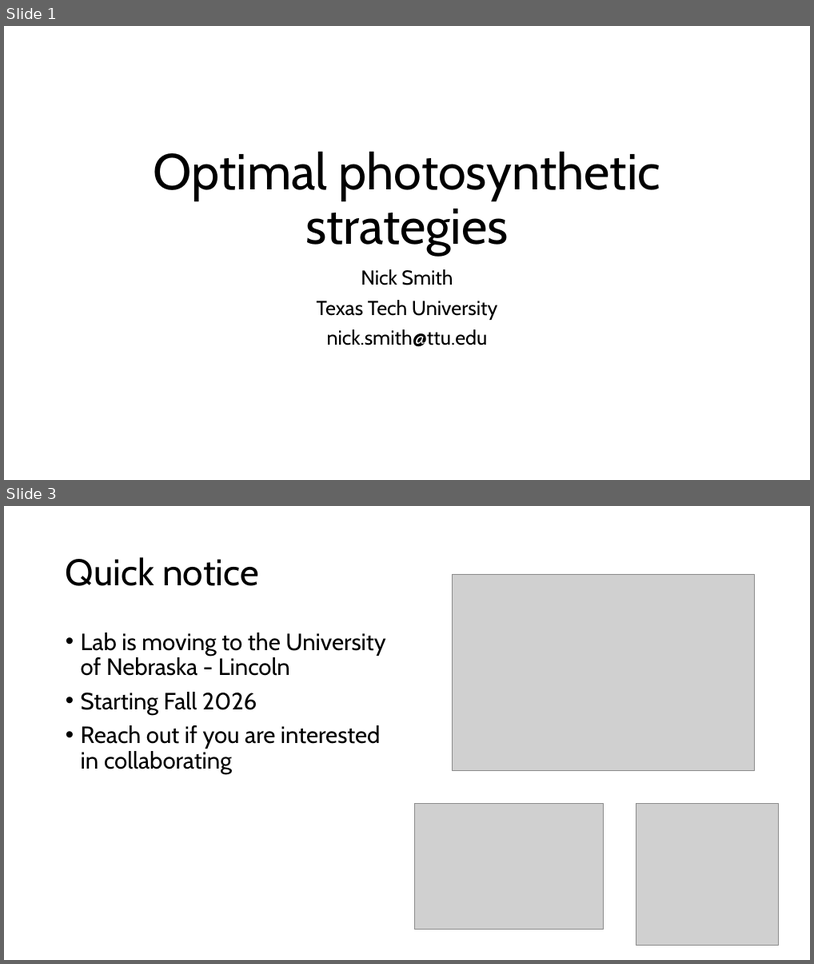
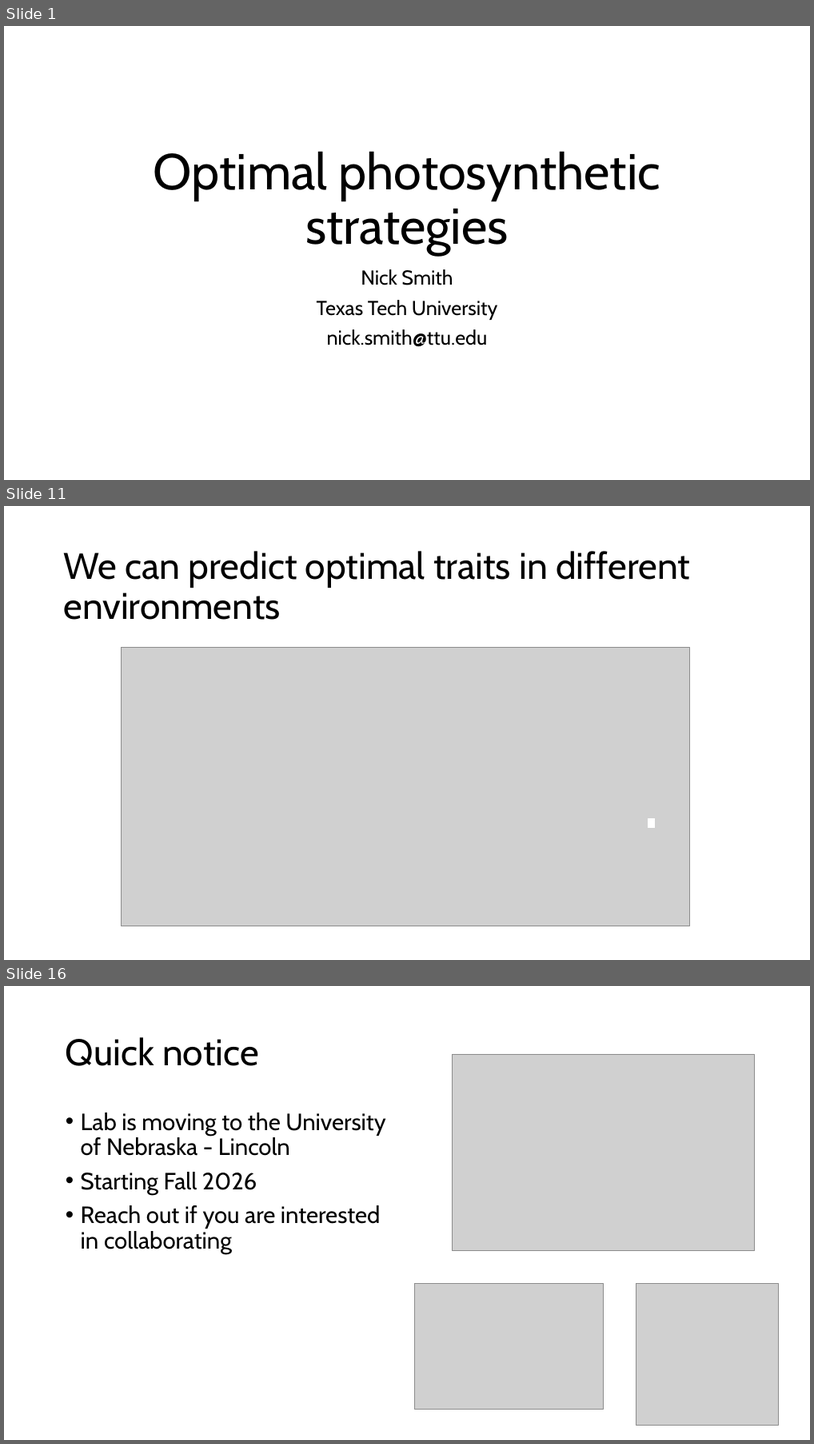
Before and after one commit to SmithEcophysLab/egu_2026, a slide deck: src/egu2026_optphoto_smith.pptx. Shown one above the other, each under a label of ours: slides 1 and 3 before the commit, slides 1, 11 and 16 after it; the slides between them are not shown. The pictures are 814x964 and 814x1444 pixels, drawn with LibreOffice and Linux fonts; fonts in the diff are those of the drawing; grey boxes stand for pictures. Boxes give left, top, right and bottom in pixels: in the first picture for what was removed or moved away, otherwise in the second. Text is boxed around its words. In the diff, an @@ line names an element or a change of style, - is before the commit and + after.

```diff
--- a/src/egu2026_optphoto_smith.pptx
+++ b/src/egu2026_optphoto_smith.pptx
@@ slide 11 added at [4,506,810,960], background #FFFFFF @@
@@ text added at [63,551,690,620], 44 pt, text #000000 @@
+We can predict optimal traits in different environments
@@ picture added at [122,647,690,926] @@
@@ rectangle added at [648,819,655,828], fill #FFFFFF, outline #FFFFFF 1.5 pt @@
@@ what was slide 3 is now slide 16 @@
```
Also in this commit, not shown: 13 other slides added, 1 slide removed, 1 other file.
